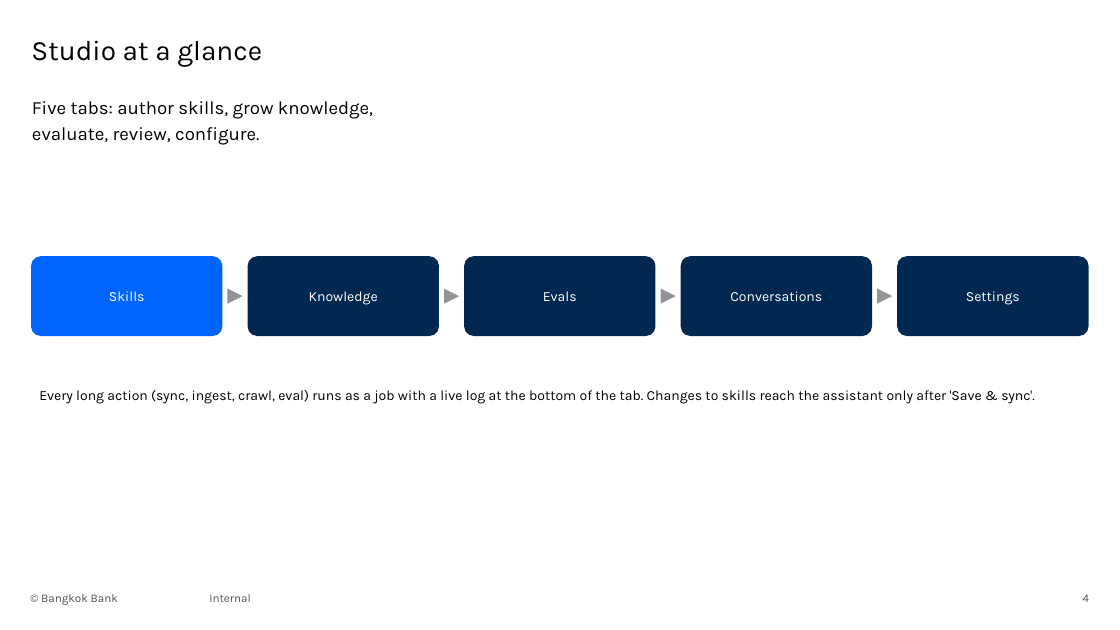
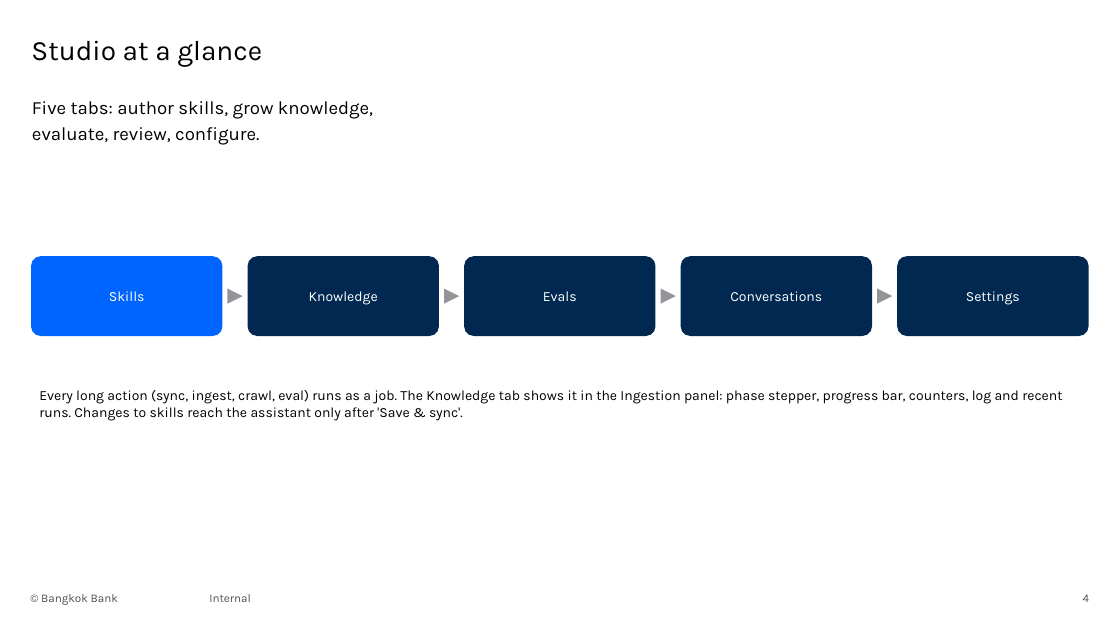
Before and after one commit to chanthaphan/agentic-rag-poc, a slide deck: slide 4 of docs/slides/bankrag-user-manual.pptx. Drawn at 1120x630 pixels with LibreOffice and Linux fonts; fonts in the diff are those of the drawing; background and template pictures are left out. Boxes give left, top, right and bottom in pixels: in the first picture for what was removed or moved away, otherwise in the second. Text is boxed around its words. In the diff, an @@ line names an element or a change of style, - is before the commit and + after.

```diff
--- a/docs/slides/bankrag-user-manual.pptx
+++ b/docs/slides/bankrag-user-manual.pptx
@@ text at bbox=[39, 390, 1062, 421]: text changed @@
-Every long action (sync, ingest, crawl, eval) runs as a job with a live log at the bottom of the tab. Changes to skills reach the assistant only after 'Save & sync'.
+Every long action (sync, ingest, crawl, eval) runs as a job. The Knowledge tab shows it in the Ingestion panel: phase stepper, progress bar, counters, log and recent runs. Changes to skills reach the assistant only after 'Save & sync'.
```
Also in this commit, not shown: 2 other slides changed, 1 other file.
